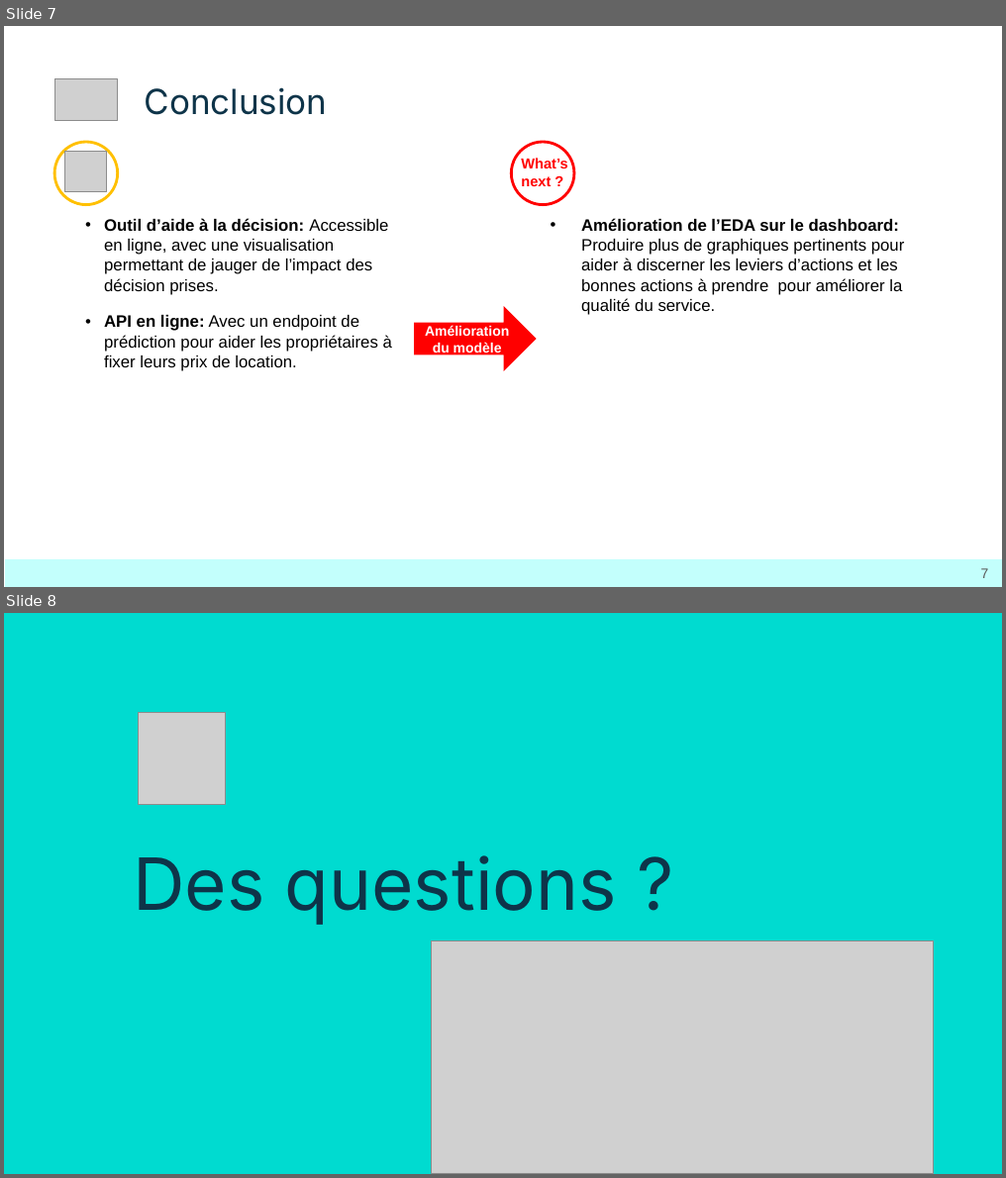
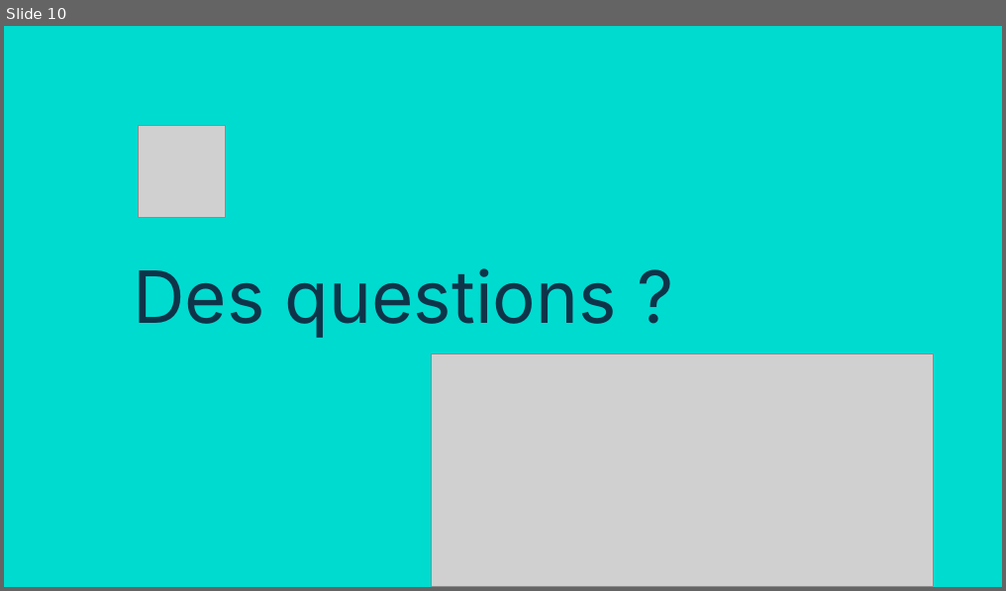
Before and after one commit to Sheikoh/Projet_Stripe, a slide deck: B2_Stripe.pptx. Shown one above the other, each under a label of ours: slides 7 and 8 before the commit, slide 10 after it. The pictures are 1006x1178 and 1006x591 pixels, drawn with LibreOffice and Linux fonts; fonts in the diff are those of the drawing; grey boxes stand for pictures. Boxes give left, top, right and bottom in pixels: in the first picture for what was removed or moved away, otherwise in the second. Text is boxed around its words. In the diff, an @@ line names an element or a change of style, - is before the commit and + after.

```diff
--- a/B2_Stripe.pptx
+++ b/B2_Stripe.pptx
@@ slide 7 removed at (x1=4, y1=26, x2=1002, y2=587), background #FFFFFF @@
@@ picture removed at (x1=54, y1=78, x2=118, y2=121) @@
@@ title removed at (x1=145, y1=87, x2=328, y2=115) @@
-Conclusion
@@ ellipse removed at (x1=54, y1=142, x2=118, y2=204) @@
@@ ellipse removed at (x1=511, y1=142, x2=574, y2=204) @@
@@ picture removed at (x1=64, y1=151, x2=106, y2=191) @@
@@ text removed at (x1=521, y1=158, x2=567, y2=186) @@
-What’s
-next ?
@@ text removed at (x1=104, y1=218, x2=392, y2=372) @@
-• Outil d’aide à la décision: Accessible en ligne, avec une visualisation permettant de jauger de l’impact des décision prises.
-• API en ligne: Avec un endpoint de prédiction pour aider les propriétaires à fixer leurs prix de location.
@@ text removed at (x1=581, y1=218, x2=905, y2=315) @@
-• Amélioration de l’EDA sur le dashboard: Produire plus de graphiques pertinents pour aider à discerner les leviers d’actions et les bonnes actions à prendre pour améliorer la qualité du service.
@@ right arrow removed at (x1=414, y1=306, x2=536, y2=372) @@
-Amélioration du modèle
@@ rectangle removed at (x1=5, y1=560, x2=1002, y2=586) @@
@@ page number removed at (x1=981, y1=569, x2=989, y2=578) @@
-7
@@ what was slide 8 is now slide 10 @@
```
Also in this commit, not shown: 1 slide changed, 8 slides added, 5 other slides removed, 1 other file.
